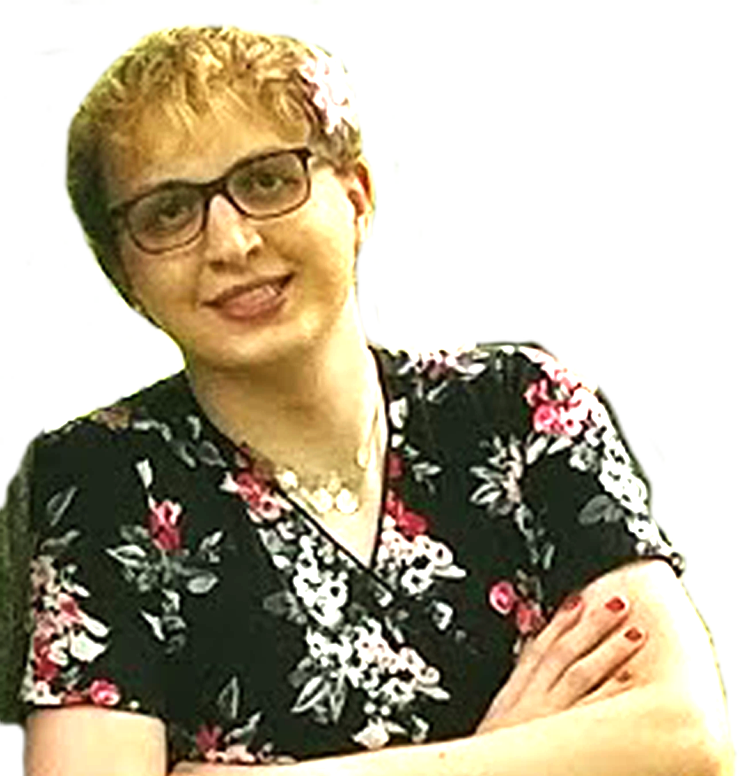
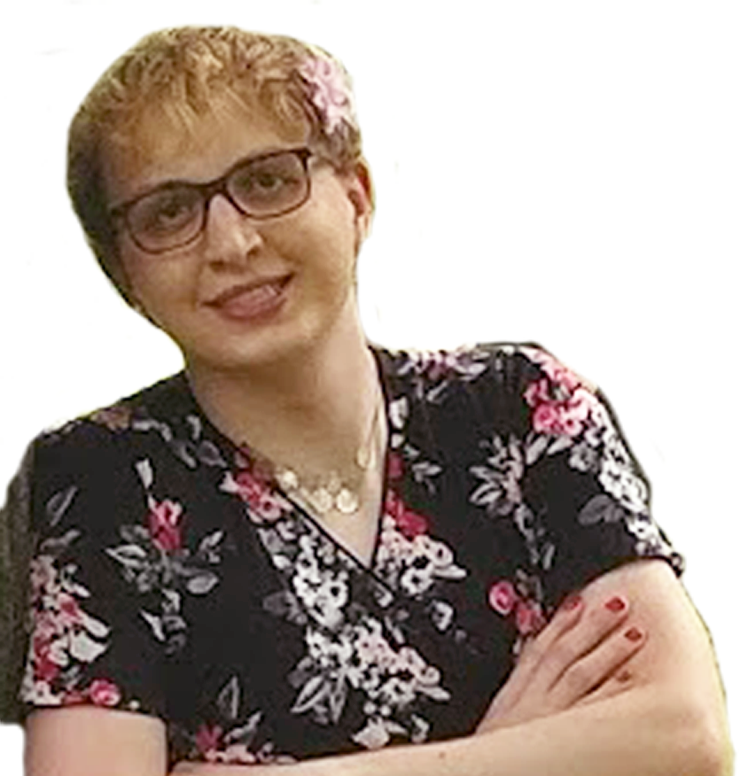
The second 740 × 776 image is a revision of the first. Changes to its layers:
pixels changed over [0, 0, 737, 776] (layer not identified)
